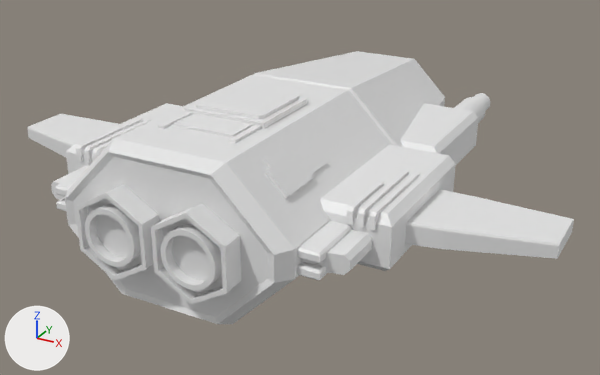
One commit to the OBJ model cosmodrone/assets/station-parts/fighter_spawn.obj: the scene before it, then after it.
The view is the same before and after, from a 50 mm lens placed at (1.294, -2.367, 1.033), pointed at (0.032, -0.071, -0.115). Lighting does not change. The marker at lower left points along +X, +Y and +Z. Where no turn or scale is listed for an object, it has been applied to the vertices.

Objects in the first picture: 'Fighter_Core_Cube.008', 'Fighter_Core_Panels_Cube.026', 'Fighter_Dock_Cube.018', 'Fighter_Frame_Cube.014', 'Fighter_Guns_Cylinder.008', 'Fighter_Thrusters_Cylinder.012'.
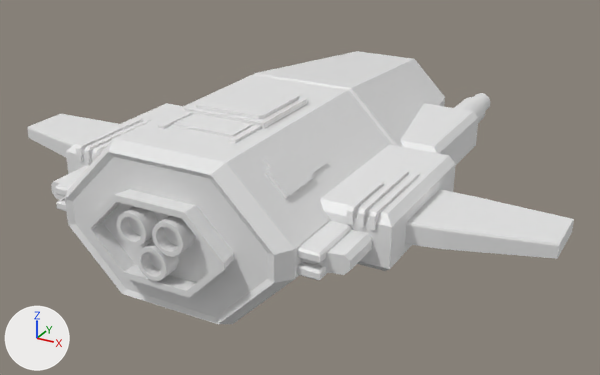
The edits, one by one:
Mesh me_fighter_core_001_cube_031 is new.
It has 416 vertices, 810 faces and spans x -0.231..0.231, y -0.84..-0.735, z -0.126..0.126.
Object 'Fighter_Thrusters_Cylinder.012' (ob_fighter_thrusters_cylinder_012) is deleted.
Object 'Fighter_Core.001_Cube.031' (ob_fighter_core_001_cube_031) is new; it shows me_fighter_core_001_cube_031.
Its location is (0.0, 0.0, 0.0).

Boxes [x1, y1, x2, y2] around the edits, measured in the pictures (600 x 375 px):
'Fighter_Thrusters_Cylinder.012', deleted
    before: [75, 184, 241, 304]
'Fighter_Core.001_Cube.031', added
    after: [85, 189, 234, 298]
